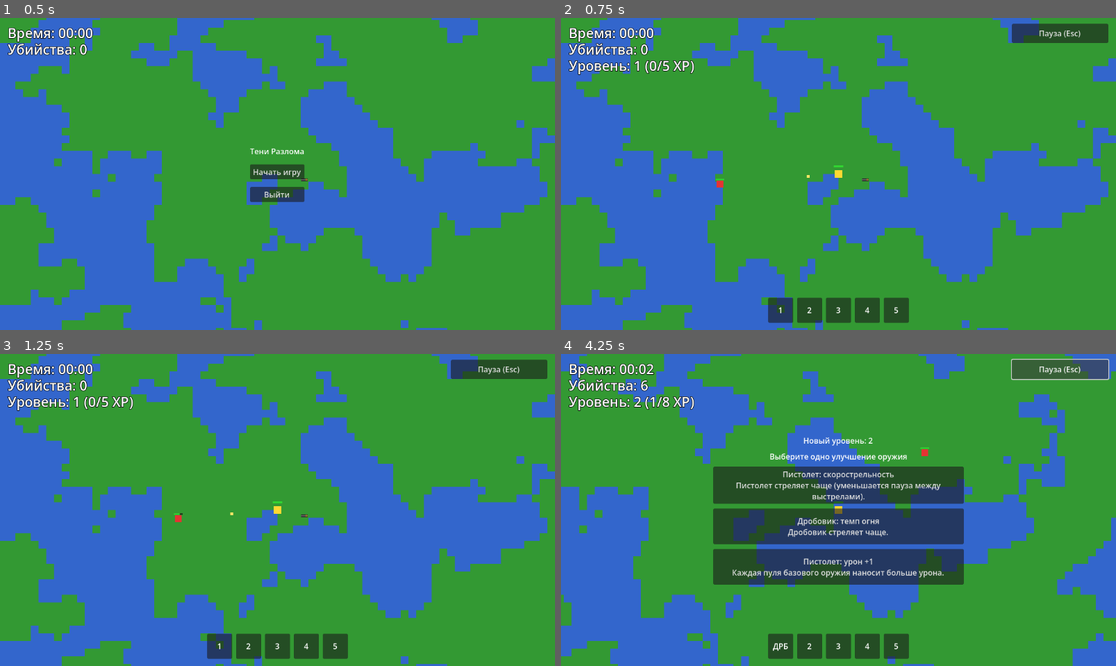
Above: before the commit, frames 1-4 (two rows, left to right).
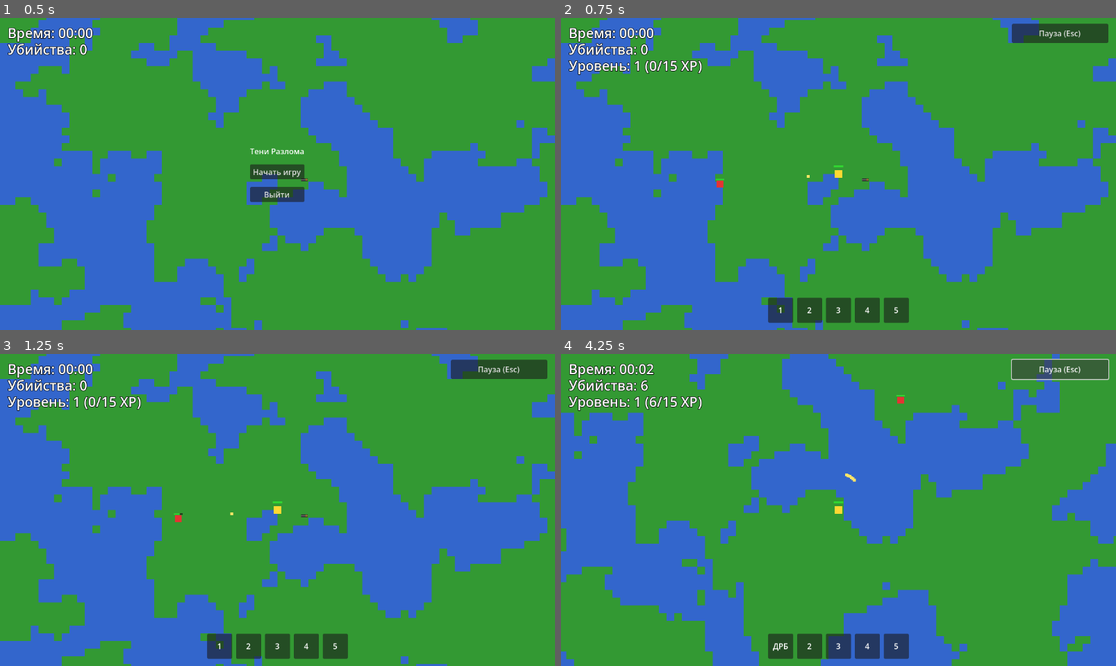
Above: after the commit, the same moments.

Repository: aegissana-sudo/vada
Game: Godot game, scene res://Main.tscn
The game is run twice, just before and just after one commit, with the same random seed, the same clock (stepped at 60 frames per second) and the same inputs.
Inputs:
- Up to frame 1 (0.5 s): no input
- Up to frame 2 (0.75 s): click "Начать игру" at 0.5 s
- Up to frame 3 (1.25 s): no input
- Up to frame 4 (4.25 s): click "Пауза (Esc)" at 1.25 s; click "Продолжить (Esc)" at 2 s; hold Right (ui_right) 2.78-3.53 s; hold Down (ui_down) from 3.53 s (still down)

Frame 1 is identical in both runs. In frame 2, 0.2% of the frame differs, in the area x 18-26%, y 13-18%; in frame 3, 0.2%; in frame 4, 54%, in the area x 0-100%, y 0-100%.

Commit message:
Замедлить прокачку и добавить мобов-камикадзе

Diff:
--- a/scripts/enemy.gd
+++ b/scripts/enemy.gd
@@ -10,6 +10,8 @@
 @export var health_bar_offset := Vector2(-9.0, -14.0)
 @export var shield_bar_size := Vector2(18.0, 2.0)
 @export var shield_bar_offset := Vector2(-9.0, -18.0)
+@export var explode_on_contact := false
+@export var explosion_damage := 2
 
 var target: Node2D
 var _health := max_health
@@ -28,7 +30,7 @@
     _apply_visual_style()
     queue_redraw()
 
-func setup_stats(new_speed: float, new_max_health: int, new_contact_damage: int, color: Color, body_size: int = 14, shield_amount: int = 0) -> void:
+func setup_stats(new_speed: float, new_max_health: int, new_contact_damage: int, color: Color, body_size: int = 14, shield_amount: int = 0, should_explode_on_contact: bool = false, new_explosion_damage: int = 2) -> void:
     speed = new_speed
     max_health = new_max_health
     contact_damage = new_contact_damage
@@ -37,6 +39,8 @@
     _body_size = max(body_size, 8)
     _max_shield = max(shield_amount, 0)
     _shield = _max_shield
+    explode_on_contact = should_explode_on_contact
+    explosion_damage = max(new_explosion_damage, 1)
 
     if is_node_ready():
         _apply_visual_style()
@@ -69,6 +73,12 @@
         var collision: KinematicCollision2D = get_slide_collision(index)
         var collider := collision.get_collider()
         if collider == target and collider.has_method("take_damage"):
+            if explode_on_contact:
+                collider.take_damage(max(explosion_damage, contact_damage))
+                died.emit()
+                queue_free()
+                return
+
             collider.take_damage(contact_damage)
             _contact_timer = contact_damage_interval
             return
--- a/scripts/world.gd
+++ b/scripts/world.gd
@@ -7,6 +7,8 @@
 @export var max_enemies := 12
 @export var enemy_spawn_radius := 260.0
 @export var hard_enemy_unlock_time := 120.0
+@export var bomber_enemy_unlock_time := 120.0
+@export var bomber_enemy_spawn_chance := 0.3
 @export var hard_enemy_spawn_chance := 0.35
 @export var escalation_start_time := 180.0
 @export var shield_enemy_spawn_chance := 0.45
@@ -44,7 +46,7 @@
 var _kill_count := 0
 var _level := 1
 var _xp := 0
-var _xp_to_next_level := 5
+var _xp_to_next_level := 15
 var _game_started := false
 var _is_paused := false
 var _is_level_up_menu_open := false
@@ -334,12 +336,20 @@
     add_child(enemy)
 
 func _configure_enemy_difficulty(enemy: CharacterBody2D) -> void:
+    if not enemy.has_method("setup_stats"):
+        return
+
+    var is_bomber_enemy := _survival_time >= bomber_enemy_unlock_time and randf() < bomber_enemy_spawn_chance
+    if is_bomber_enemy:
+        enemy.setup_stats(108.0, 3, 1, Color(1.0, 0.45, 0.15), 15, 0, true, 3)
+        return
+
     var is_hard_enemy := _survival_time >= hard_enemy_unlock_time and randf() < hard_enemy_spawn_chance
-    if is_hard_enemy and enemy.has_method("setup_stats"):
+    if is_hard_enemy:
         enemy.setup_stats(120.0, 6, 2, Color(0.6, 0.1, 0.9), 18)
 
     var should_spawn_shielded_enemy := _survival_time >= escalation_start_time and randf() < shield_enemy_spawn_chance
-    if should_spawn_shielded_enemy and enemy.has_method("setup_stats"):
+    if should_spawn_shielded_enemy:
         if is_hard_enemy:
             enemy.setup_stats(132.0, 8, 2, Color(0.45, 0.75, 1.0), 18, shield_enemy_amount)
         else:
@@ -360,7 +370,7 @@
 func _level_up() -> void:
     _level += 1
     _xp -= _xp_to_next_level
-    _xp_to_next_level += 3
+    _xp_to_next_level += 9
     _update_level_ui()
     _show_level_up_menu()
 
